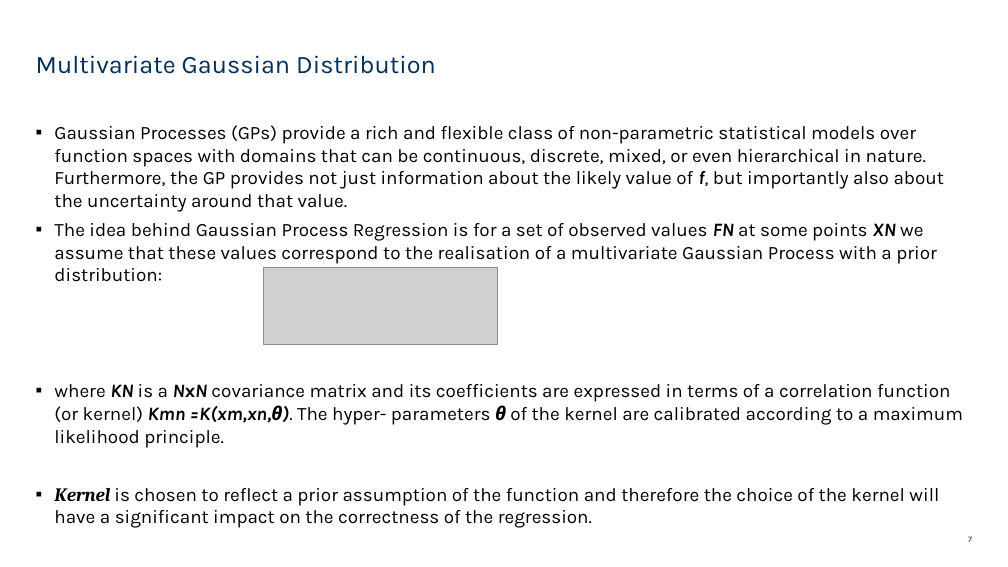
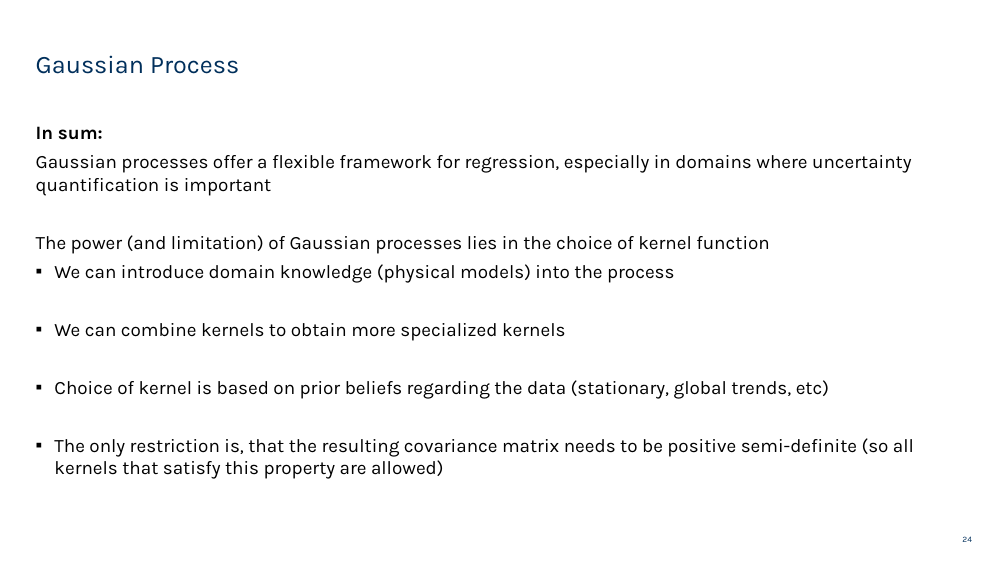
Before and after one commit to holmdk/gaussian_solar_project, a slide deck: slide 24 of presentation/gauss_processes.pptx (slide 7 before the commit). Drawn at 1008x567 pixels with LibreOffice and Linux fonts; fonts in the diff are those of the drawing; grey boxes stand for pictures; background and template pictures are left out. Boxes give left, top, right and bottom in pixels: in the first picture for what was removed or moved away, otherwise in the second. Text is boxed around its words. In the diff, an @@ line names an element or a change of style, - is before the commit and + after.

Commit message:
Add new regression

```diff
--- a/presentation/gauss_processes.pptx
+++ b/presentation/gauss_processes.pptx
@@ title at [36,55,239,74]: text changed @@
-Multivariate Gaussian Distribution
+Gaussian Process
@@ text at [36,126,914,457]: text changed @@
-▪ Gaussian Processes (GPs) provide a rich and flexible class of non-parametric statistical models over function spaces with domains that can be continuous, discrete, mixed, or even hierarchical in nature. Furthermore, the GP provides not just information about the likely value of f, but importantly also about the uncertainty around that value.
-▪ The idea behind Gaussian Process Regression is for a set of observed values FN at some points XN we assume that these values correspond to the realisation of a multivariate Gaussian Process with a prior distribution:
-▪ where KN is a NxN covariance matrix and its coefficients are expressed in terms of a correlation function (or kernel) Kmn =K(xm,xn,θ). The hyper- parameters θ of the kernel are calibrated according to a maximum likelihood principle.
-▪ Kernel is chosen to reflect a prior assumption of the function and therefore the choice of the kernel will have a significant impact on the correctness of the regression.
+In sum:
+Gaussian processes offer a flexible framework for regression, especially in domains where uncertainty quantification is important
+The power (and limitation) of Gaussian processes lies in the choice of kernel function
+▪ We can introduce domain knowledge (physical models) into the process
+▪ We can combine kernels to obtain more specialized kernels
+▪ Choice of kernel is based on prior beliefs regarding the data (stationary, global trends, etc)
+▪ The only restriction is, that the resulting covariance matrix needs to be positive semi-definite (so all kernels that satisfy this property are allowed)
@@ picture removed at [264,268,497,344] @@
@@ page number at [962,536,972,542]: text changed @@
-7
+24
```
Also in this commit, not shown: 5 other slides changed, 14 slides added, 3 slides removed, 5 other files.
